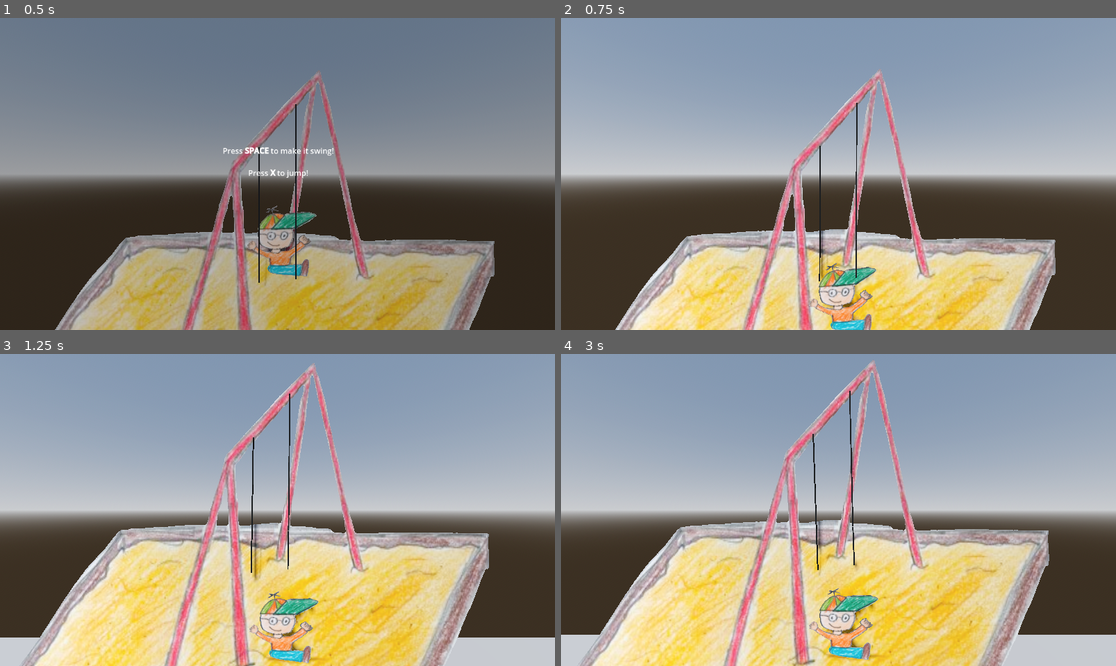
Above: before the commit, frames 1-4 (two rows, left to right).
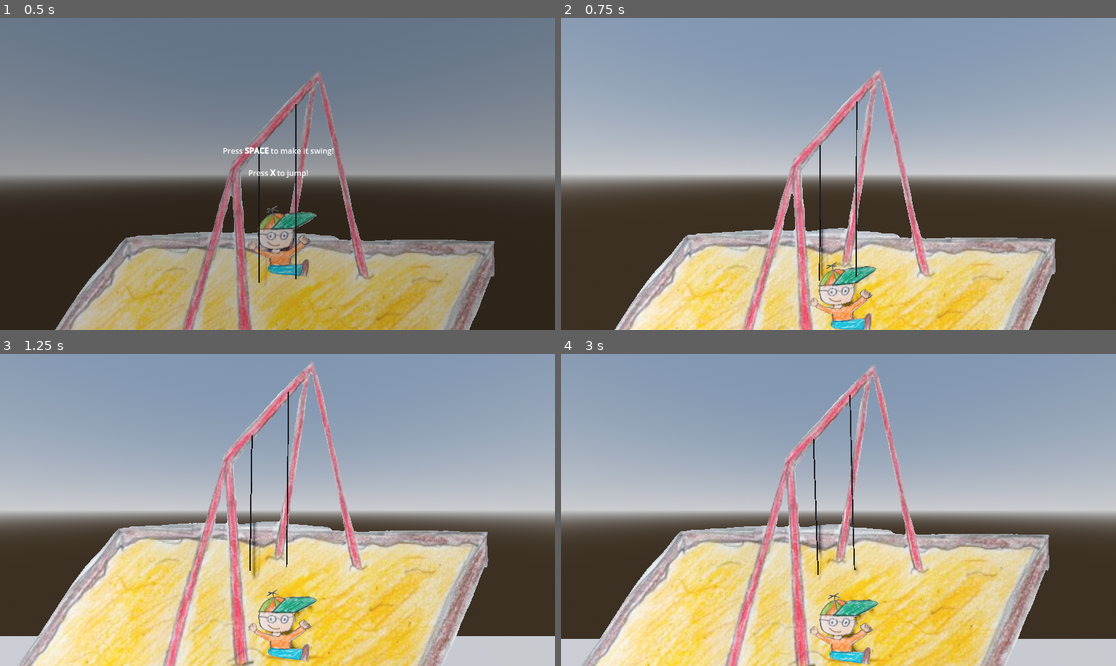
Above: after the commit, the same moments.

Repository: EsbenNyboe/GMTK-Jam-2025
Game: Godot game, scene res://main_scene.tscn
Same seed, same stepped clock (60 frames per second), same inputs: the game is played once before the commit and once after it.
Inputs:
- Up to frame 1 (0.5 s): no input
- Up to frame 2 (0.75 s): tap B at 0.5 s; tap X (jump) at 0.6 s
- Up to frame 3 (1.25 s): tap X (jump) at 0.77, 1.07 s
- Up to frame 4 (3 s): tap Space (swing) at 1.35, 2.85 s; tap X (jump) at 1.52, 1.55, 1.82, 2.1 s; tap B at 2 s

Frame 1 is identical in both runs. In frame 2, 2.7% of the frame differs, in the area x 9-90%, y 16-100%; in frame 3, 16%; in frame 4, 18%, in the area x 0-100%, y 1-100%.

Commit message:
Make camera lerp faster over time

Diff:
--- a/camera_controller.gd
+++ b/camera_controller.gd
@@ -2,15 +2,23 @@
 
 extends Camera3D
 
-@export_range(0.001, 1) var lerp_factor: float = 0.1
+@export_range(0.001, 1) var lerp_factor_start: float = 0.1
+@export_range(0.001, 1) var lerp_factor_end: float = 1
+@export var lerp_timer_duration: float = 10
+var lerp_timer: float = 0
 
 var target_velocity: Vector3 = Vector3.ZERO
 var velocity: Vector3 = Vector3.ZERO
 
-func set_velocity(new_velocity: Vector3) -> void:
+func set_velocity(new_velocity: Vector3, new_target: Vector3) -> void:
 	target_velocity = new_velocity
 
 func _physics_process(delta: float) -> void:
-	velocity = lerp(velocity, target_velocity, lerp_factor)
+	lerp_timer += delta
+	lerp_timer = clampf(lerp_timer, 0, 1)
+
+	var current_lerp = lerp(lerp_factor_start, lerp_factor_end, lerp_timer / lerp_timer_duration)
+
+	velocity = lerp(velocity, target_velocity, current_lerp)
 	position.x += velocity.x * delta
 	position.y += velocity.y * delta
--- a/main_scene.gd
+++ b/main_scene.gd
@@ -45,7 +45,7 @@
 		start_screen.queue_free()
 
 	if is_jumping:
-		camera_controller.set_velocity(jumping_player_instance.linear_velocity)
+		camera_controller.set_velocity(jumping_player_instance.linear_velocity, jumping_player_instance.global_position)
 		return
 
 	if Input.is_action_just_pressed("jump"):
--- a/main_scene.tscn
+++ b/main_scene.tscn
@@ -69,6 +69,8 @@
 [node name="Camera3D" type="Camera3D" parent="."]
 transform = Transform3D(1, 0, 0, 0, 1, 0, 0, 0, 1, 0, 1.04044, 3.34129)
 script = ExtResource("2_d5x1h")
+lerp_factor_start = 0.05
+lerp_timer_duration = 5.0
 
 [node name="RopeMount1" type="Node3D" parent="." node_paths=PackedStringArray("rope_visual", "rope_joint")]
 transform = Transform3D(1, 0, 0, 0, 1, 0, 0, 0, 1, -0.3, 1.478, 0)
